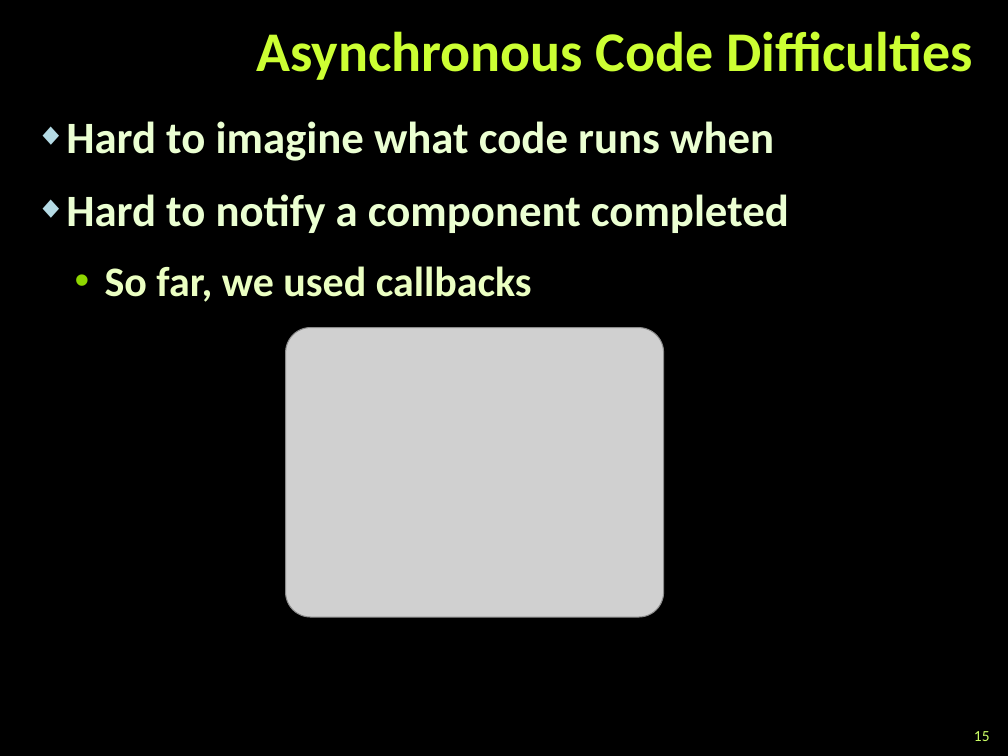
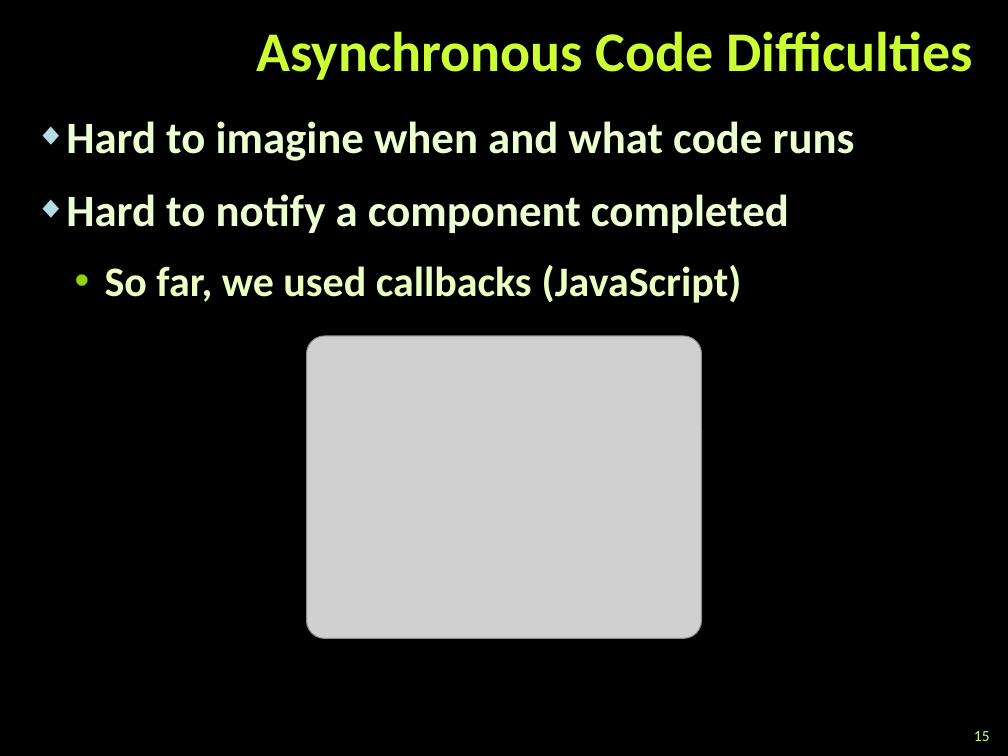
Before and after one commit to TelerikAcademy/Windows-Applications, a slide deck: slide 15 of 14. Asynchronous-Programming-in-CSharp/Asynchronous Programming in CSharp.pptx. Drawn at 1008x756 pixels with LibreOffice and Linux fonts; fonts in the diff are those of the drawing; grey boxes stand for pictures; background and template pictures are left out. Boxes give left, top, right and bottom in pixels: in the first picture for what was removed or moved away, otherwise in the second. Text is boxed around its words. In the diff, an @@ line names an element or a change of style, - is before the commit and + after.

Commit message:
Finished demos and presentation for 14. Asynchronous-Programming-in-CSharp

```diff
--- a/14. Asynchronous-Programming-in-CSharp/Asynchronous Programming in CSharp.pptx
+++ b/14. Asynchronous-Programming-in-CSharp/Asynchronous Programming in CSharp.pptx
@@ text at box(66, 121, 855, 161): text changed @@
-◆ Hard to imagine what code runs when
+◆ Hard to imagine when and what code runs
@@ text at box(105, 265, 742, 303): text changed @@
-  • So far, we used callbacks
+  • So far, we used callbacks (JavaScript)
@@ picture: place and size @@
-picture at box(285, 328, 663, 617)
+picture at box(306, 336, 702, 638)
```
Also in this commit, not shown: 34 other slides changed, 3 slides removed, 35 other files.
